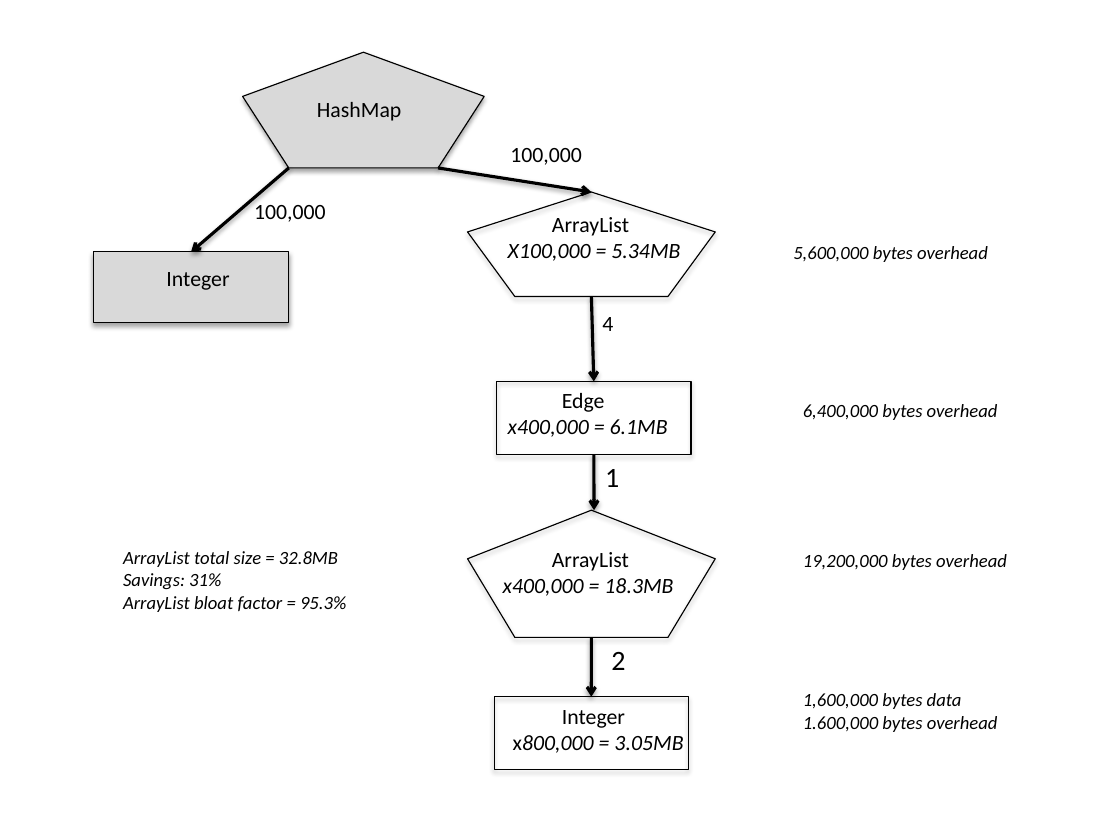
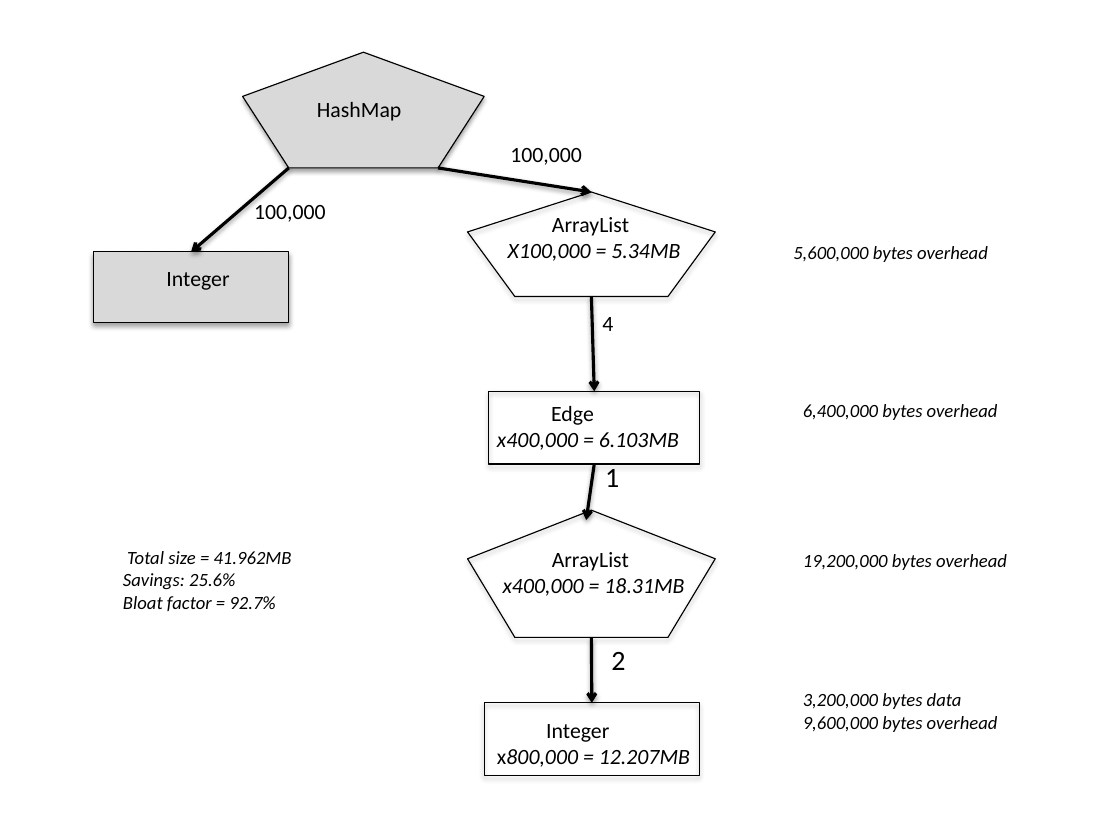
Before and after one commit to TheRuncibleTuner/bloatbook, a slide deck: slide 1 of part3/Figures/trimmed-graph.pptx. Drawn at 1120x840 pixels with LibreOffice and Linux fonts; fonts in the diff are those of the drawing. Boxes give left, top, right and bottom in pixels: in the first picture for what was removed or moved away, otherwise in the second. Text is boxed around its words. In the diff, an @@ line names an element or a change of style, - is before the commit and + after.

```diff
--- a/part3/Figures/trimmed-graph.pptx
+++ b/part3/Figures/trimmed-graph.pptx
@@ arrow moved from (591, 297) - (594, 382) to (591, 297) - (595, 391) @@
@@ text "Edge": place and size @@
-text "Edge" at (508,393,668,437)
+text "Edge" at (497,406,679,450)
@@ rectangle: place and size @@
-rectangle at (496,382,691,455)
+rectangle at (488,391,699,464)
@@ text at (497,432,679,450): text changed @@
-x400,000 = 6.1MB
+x400,000 = 6.103MB
@@ arrow moved from (594, 455) - (594, 511) to (595, 464) - (586, 520) @@
@@ text at (123,551,292,611): text changed @@
-ArrayList total size = 32.8MB
-Savings: 31%
-ArrayList bloat factor = 95.3%
+Total size = 41.962MB
+Savings: 25.6%
+Bloat factor = 92.7%
@@ text at (503,578,684,596): text changed @@
-x400,000 = 18.3MB
+x400,000 = 18.31MB
@@ arrow moved from (591, 637) - (591, 697) to (591, 637) - (591, 703) @@
@@ text "Integer": place and size @@
-text "Integer" at (513,710,683,753)
+text "Integer" at (497,724,690,767)
@@ rectangle: place and size @@
-rectangle at (494,697,689,769)
+rectangle at (484,703,699,776)
@@ text at (803,693,998,732): text changed @@
-1,600,000 bytes data
-1.600,000 bytes overhead
+3,200,000 bytes data
+9,600,000 bytes overhead
@@ text at (497,749,690,767): text changed @@
-x800,000 = 3.05MB
+x800,000 = 12.207MB
```
Also in this commit, not shown: 3 other files.
